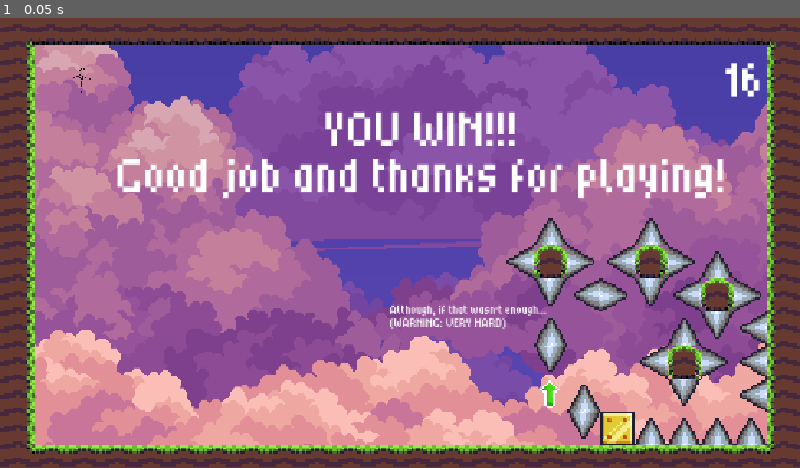
Above: before the commit, frame 1.
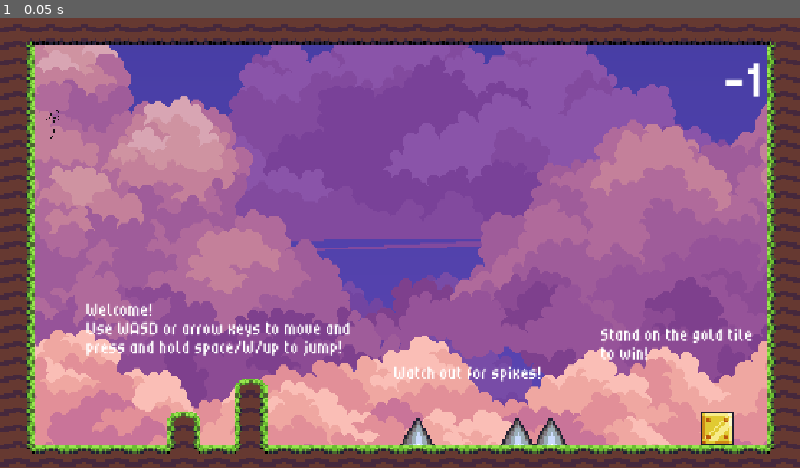
Above: after the commit, the same moment.

Repository: GamaGamerGG/hack-club-platformer-demo
Game: Godot game, scene res://scenes/main_scene.tscn
Same seed, same stepped clock (60 frames per second), same inputs: the game is played once before the commit and once after it.
Inputs:
- Up to frame 1 (0.05 s): no input

The runs differ from the first frame. In frame 1, 13% of the frame differs, in the area x 5-96%, y 10-97%.

Commit message:
Final changes

Diff:
--- a/scripts/player.gd
+++ b/scripts/player.gd
@@ -34,8 +34,7 @@
 var extra_jumps := 0
 var picking_up := false
 
-#var level := -1
-var level := 16
+var level := -1
 var spawns := [
 Vector2(80.0, 160.0), Vector2(2260.0, 550.0),
 Vector2(2520.0, 500.0), Vector2(3720.0, 280.0), Vector2(4960.0, 580.0), Vector2(6960.0, 140.0), Vector2(7800.0, 560.0),
